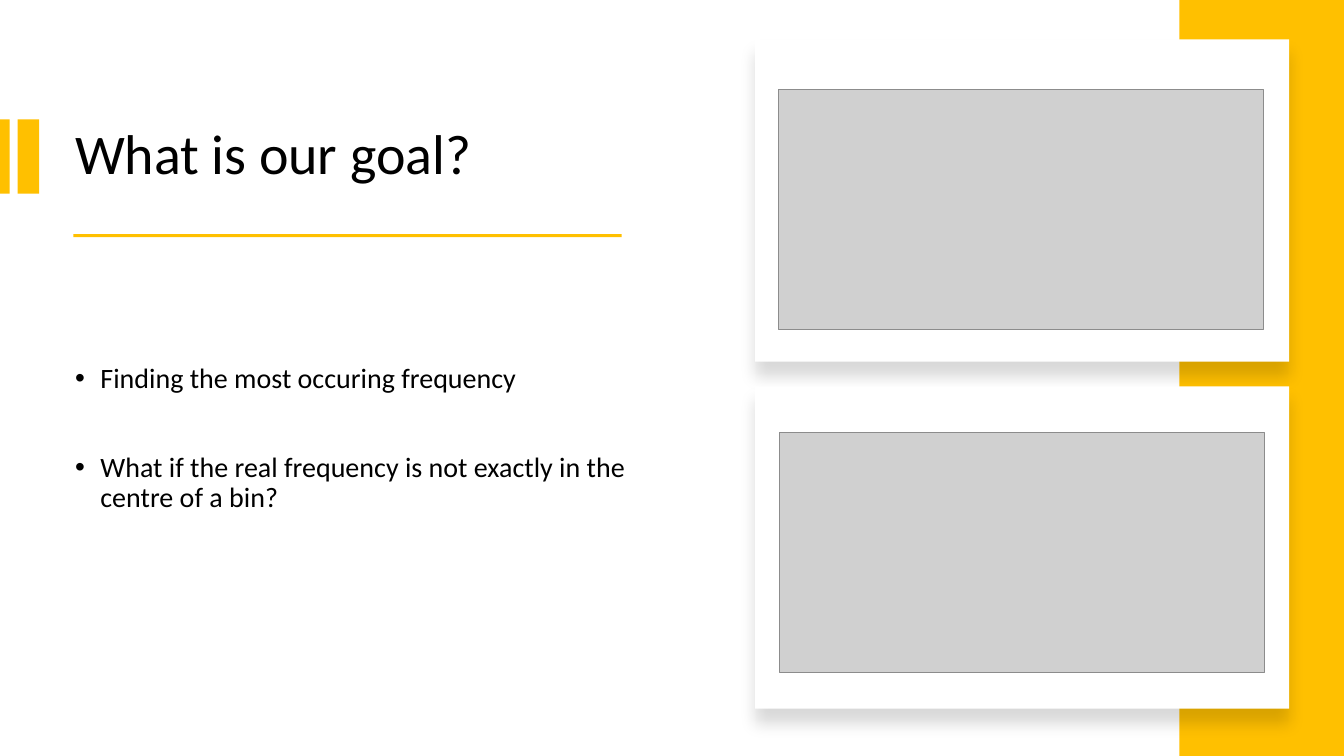
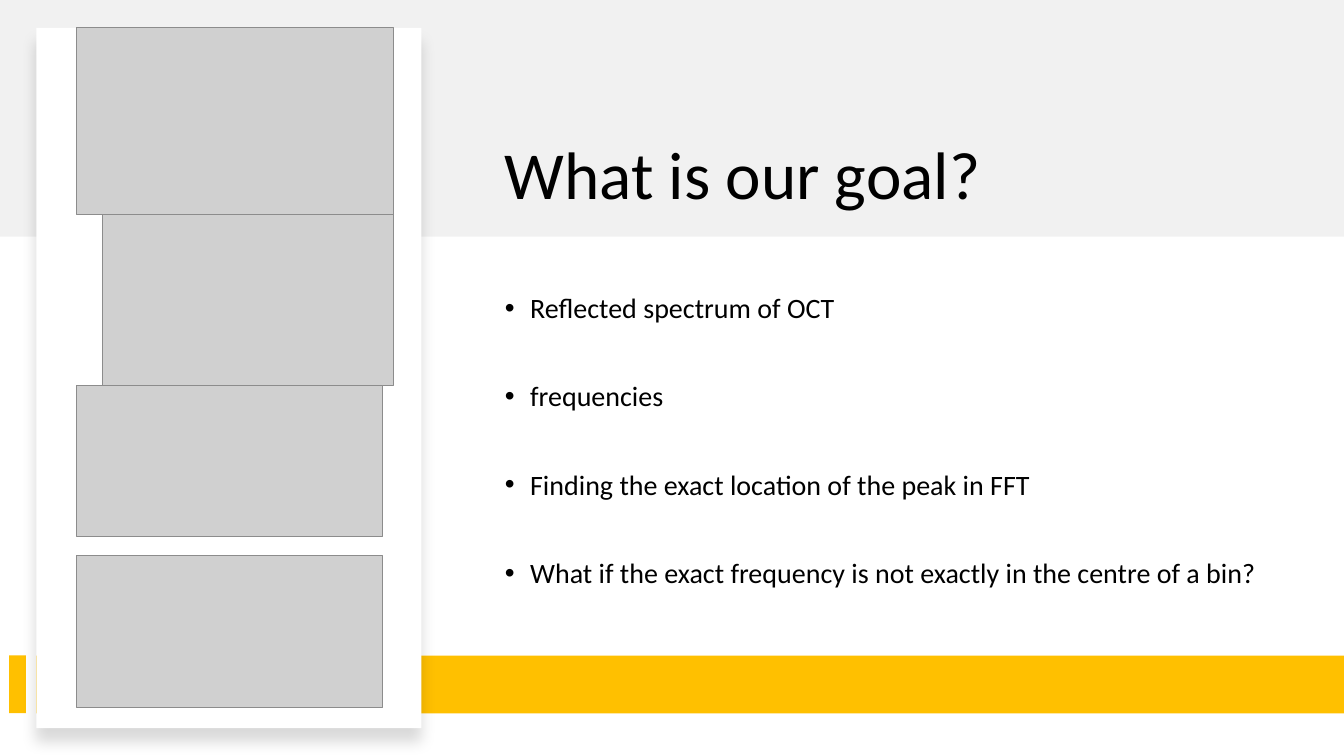
Before and after one commit to Sibeng32/Saban-Caliskan-Fourier-Analysis, a slide deck: slide 4 of Verbeterde Powerpoint Fourier Analysis.pptx. Drawn at 1344x756 pixels with LibreOffice and Linux fonts; fonts in the diff are those of the drawing; grey boxes stand for pictures. Boxes give left, top, right and bottom in pixels: in the first picture for what was removed or moved away, otherwise in the second. Text is boxed around its words. In the diff, an @@ line names an element or a change of style, - is before the commit and + after.

```diff
--- a/Verbeterde Powerpoint Fourier Analysis.pptx
+++ b/Verbeterde Powerpoint Fourier Analysis.pptx
@@ rectangle added at [0,0,1344,237], fill #D9D9D9 at 35% opacity @@
@@ rectangle added at [36,28,421,729], fill #FFFFFF @@
@@ picture added at [77,28,393,215] @@
@@ rectangle removed at [1180,0,1344,756] @@
@@ title "What is our goal?": place and size @@
-title "What is our goal?" at [75,135,471,184]
+title "What is our goal?" at [505,152,980,211]
@@ title "What is our goal?" at [505,152,980,211]: size 40 to 48 pt; vertical alignment middle to bottom @@
@@ rectangle removed at [755,39,1290,362] @@
@@ rectangle removed at [0,119,10,194] @@
@@ rectangle removed at [17,119,38,194] @@
@@ picture removed at [779,90,1264,330] @@
@@ picture added at [102,208,393,385] @@
@@ rectangle removed at [74,234,622,237] @@
@@ text "Reflected spectrum of OCT" at [530,298,1255,588]: vertical alignment middle to top @@
@@ text at [530,298,1255,588]: text changed @@
-• Finding the most occuring frequency
-• What if the real frequency is not exactly in the centre of a bin?
+• Reflected spectrum of OCT
+• frequencies
+• Finding the exact location of the peak in FFT
+• What if the exact frequency is not exactly in the centre of a bin?
@@ picture added at [77,385,383,536] @@
@@ rectangle removed at [755,386,1290,709] @@
@@ picture removed at [780,433,1265,673] @@
@@ picture added at [77,556,383,707] @@
@@ rectangle added at [9,656,26,714], fill #FFC000 @@
@@ rectangle added at [36,655,1344,713], fill #FFC000 @@
```
Also in this commit, not shown: 6 other slides changed, 3 other files.
